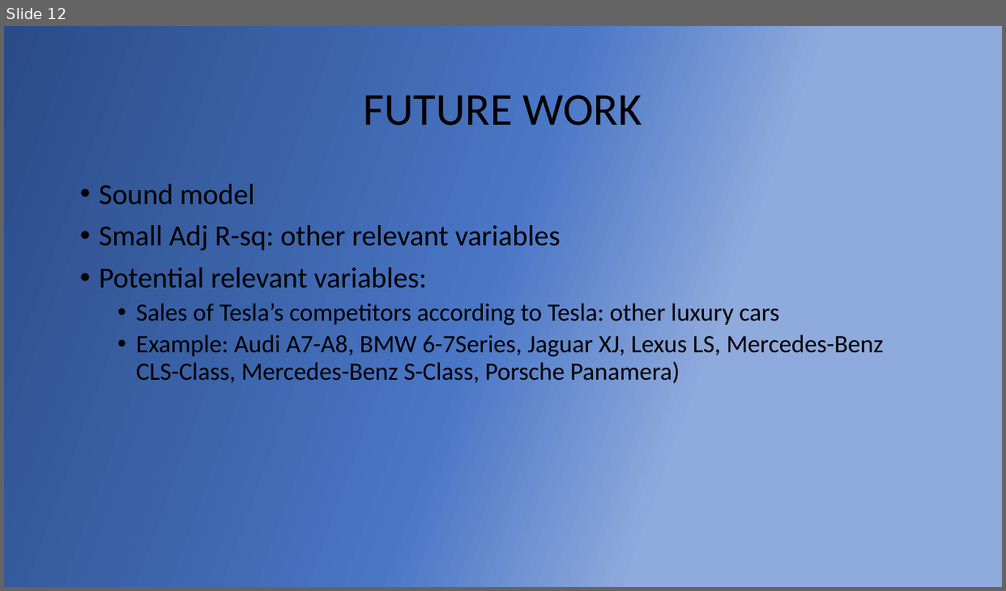
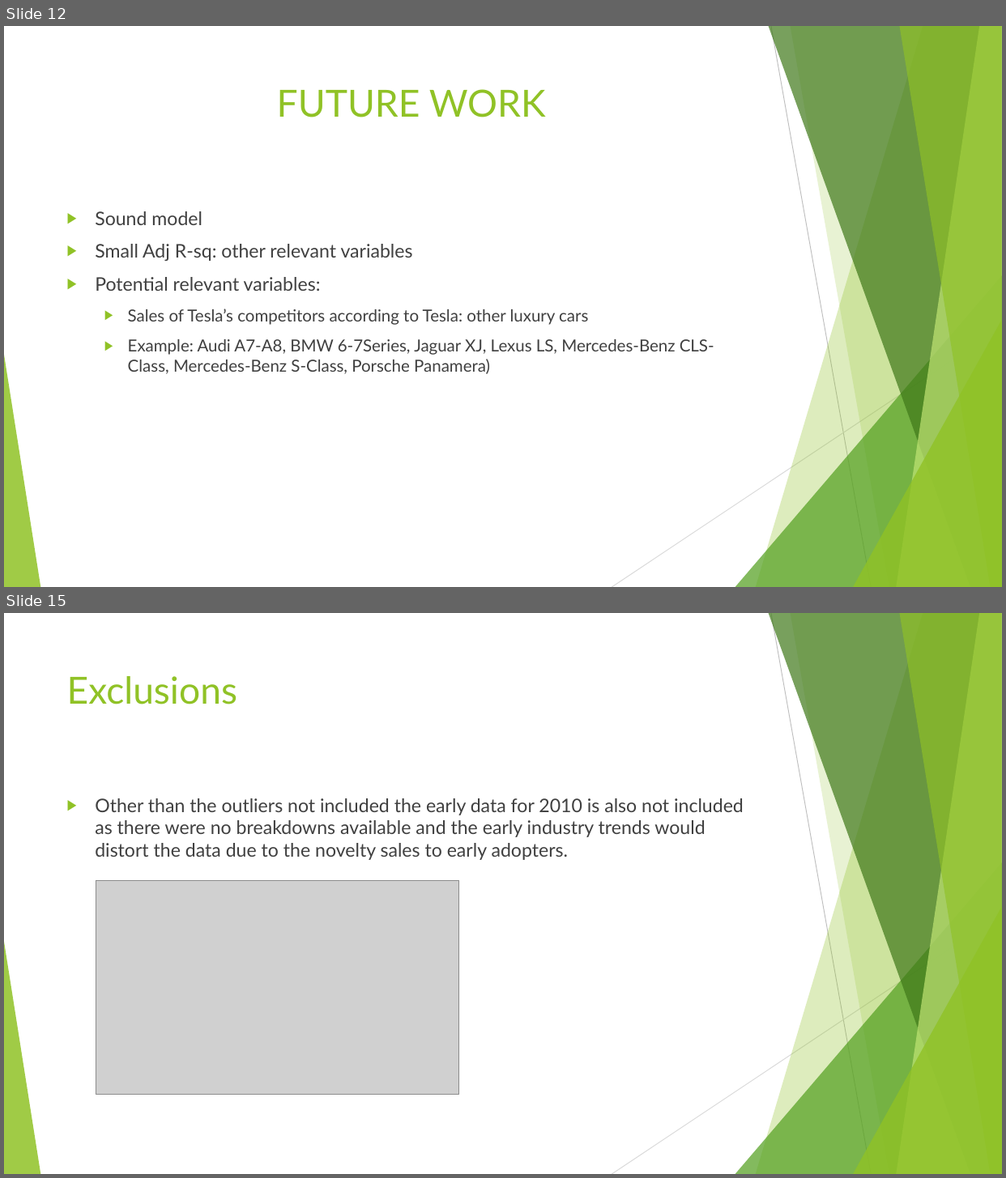
Before and after one commit to sonamgupta1105/Tesla_Analytics, a slide deck: finalPptTesla.pptx. Shown one above the other, each under a label of ours: slide 12 before the commit, slides 12 and 15 after it; the slides between them are not shown. The pictures are 1006x591 and 1006x1178 pixels, drawn with LibreOffice and Linux fonts; fonts in the diff are those of the drawing; grey boxes stand for pictures. Boxes give left, top, right and bottom in pixels: in the first picture for what was removed or moved away, otherwise in the second. Text is boxed around its words. In the diff, an @@ line names an element or a change of style, - is before the commit and + after.

```diff
--- a/finalPptTesla.pptx
+++ b/finalPptTesla.pptx
@@ slide 15 added at [4, 613, 1002, 1174], background #FFFFFF; not listed: 10 template elements that a slide beside it also shows @@
@@ title added at [67, 676, 237, 705], 36 pt, text #90C226 @@
+Exclusions
@@ text added at [95, 798, 744, 860], 18 pt, text #404040 @@
+▶ Other than the outliers not included the early data for 2010 is also not included as there were no breakdowns available and the early industry trends would distort the data due to the novelty sales to early adopters.
@@ picture added at [96, 881, 460, 1094] @@
@@ slide 12 changed as well @@
@@ background gradient #2A4B86 to #3A61A6 to #4A76C6 to #8FAADC to #FFFFFF @@
@@ title "FUTURE WORK": place and size @@
-title "FUTURE WORK" at [364, 95, 642, 126]
+title "FUTURE WORK" at [277, 89, 546, 118]
@@ title "FUTURE WORK" at [277, 89, 546, 118]: size 44 to 36 pt, font Calibri to Lato, text colour #000000 to #90C226; line spacing 0.9 to 1; vertical alignment middle to top @@
@@ text "Sound model": place and size @@
-text "Sound model" at [99, 184, 884, 383]
+text "Sound model" at [95, 211, 714, 374]
@@ text "Sound model" at [95, 211, 714, 374]: size 28 to 18 pt in "Sound model", "Small Adj R-sq: other relevant variables", "Potential relevant variables:"; font Calibri to Lato, text colour #000000 to #404040; size 24 to 16 pt in "Sales of Tesla’s competitors according to Tesla: ...", "Example: Audi A7-A8, BMW 6-7Series, Jaguar XJ, ..."; bullet • to ▶; line spacing 0.9 to 1; more space between paragraphs @@
@@ group added at [4, 26, 1002, 587]: 5 freeform shapes, 3 triangles, 2 lines @@
```
Also in this commit, not shown: 10 other slides changed, 4 other slides added, 2 slides removed.
